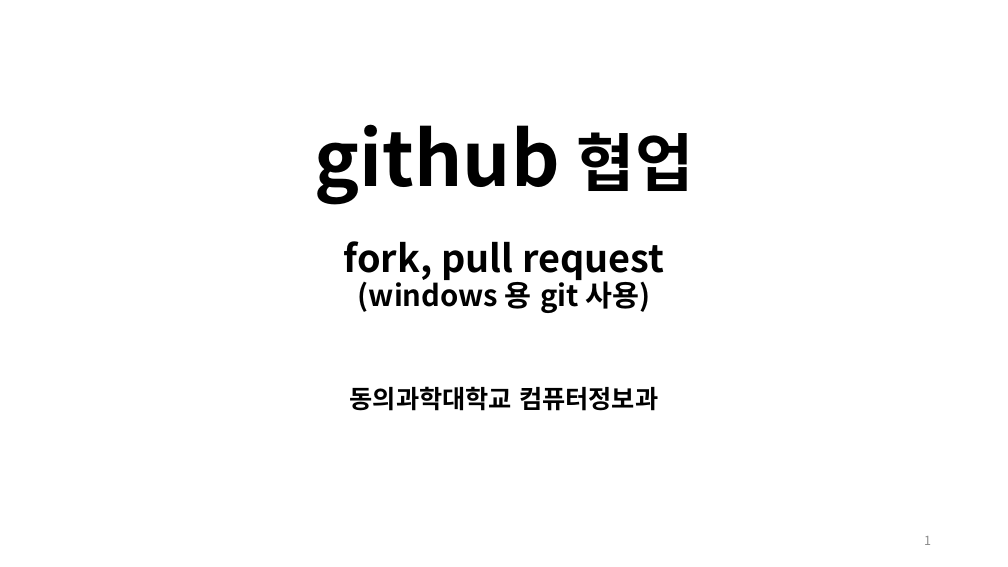
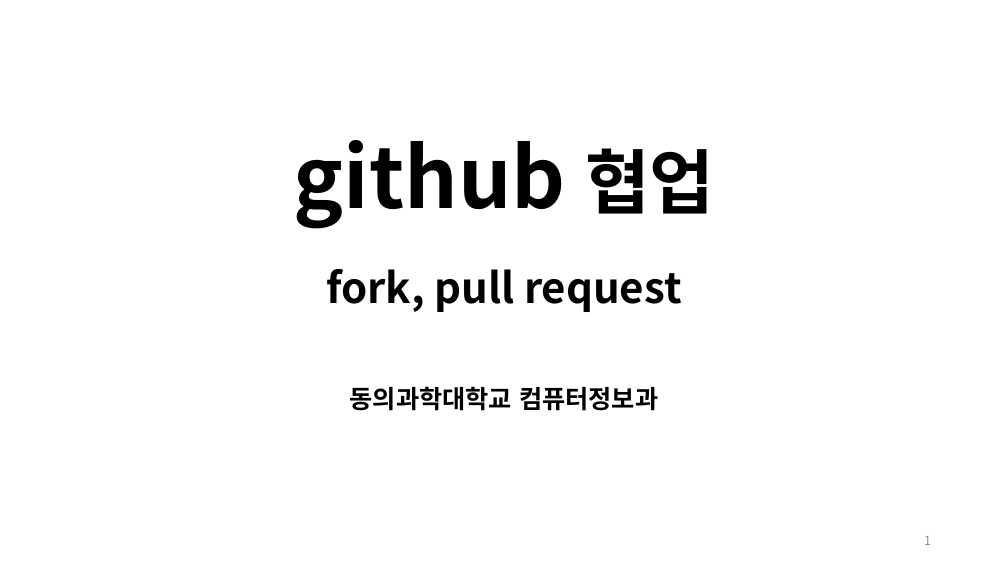
Before and after one commit to Open-Source-Programming/OpenSource-Lec, a slide deck: slide 1 of 11-GitHub3-협업.pptx. Drawn at 1008x567 pixels with LibreOffice and Linux fonts; fonts in the diff are those of the drawing; background and template pictures are left out. Boxes give left, top, right and bottom in pixels: in the first picture for what was removed or moved away, otherwise in the second. Text is boxed around its words. In the diff, an @@ line names an element or a change of style, - is before the commit and + after.

```diff
--- a/11-GitHub3-협업.pptx
+++ b/11-GitHub3-협업.pptx
@@ title at [293,140,714,312]: text changed; size 36 to 40 pt @@
-github 협업
-fork, pull request
-(windows 용 git 사용)
+github 협업
+fork, pull request
```
Also in this commit, not shown: 5 other slides changed, 1 slide added.
